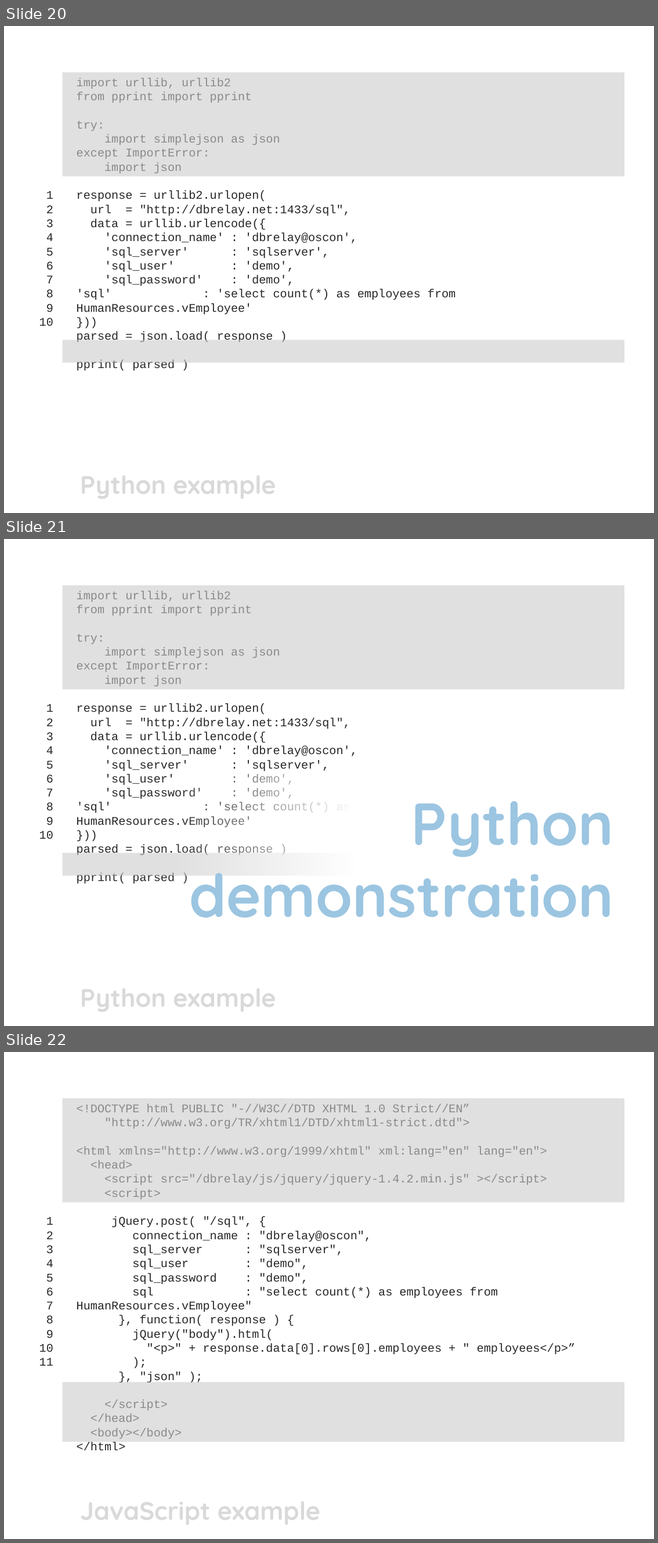
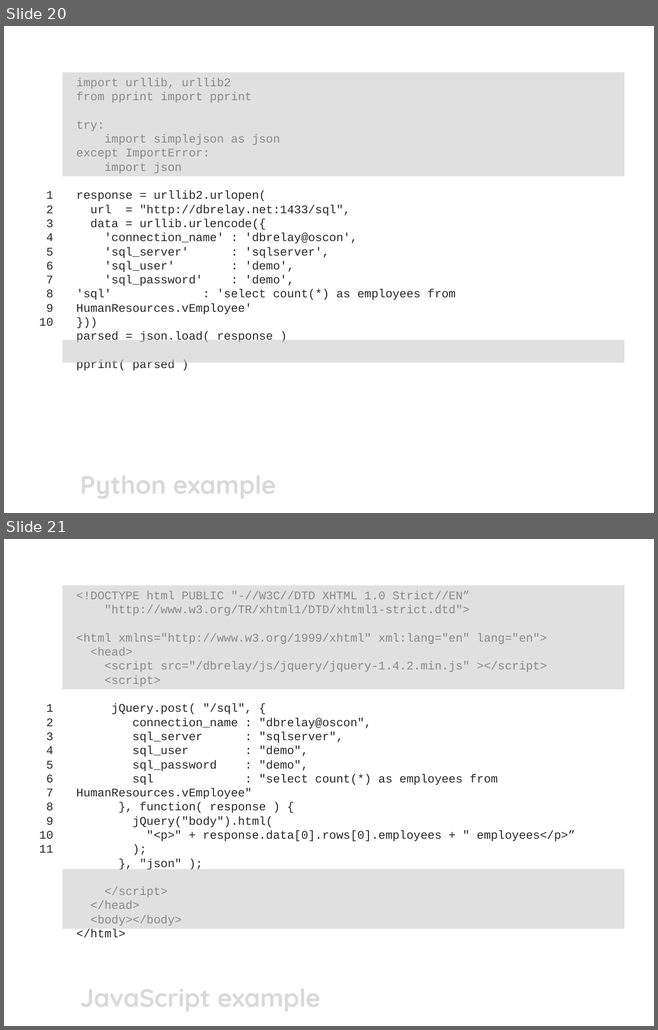
Before and after one commit to dbrelay/website, a slide deck: docs/2010oscon/dbrelay_oscon2010.pptx. Shown one above the other, each under a label of ours: slides 20, 21 and 22 before the commit, slides 20 and 21 after it. The pictures are 658x1543 and 658x1030 pixels, drawn with LibreOffice and Linux fonts; fonts in the diff are those of the drawing; background and template pictures are left out. Boxes give left, top, right and bottom in pixels: in the first picture for what was removed or moved away, otherwise in the second. Text is boxed around its words. In the diff, an @@ line names an element or a change of style, - is before the commit and + after.

Commit message:
Removed the 'demonstration' overlaid slides from the OSCON PowerPoint presentation

```diff
--- a/docs/2010oscon/dbrelay_oscon2010.pptx
+++ b/docs/2010oscon/dbrelay_oscon2010.pptx
@@ slide 21 removed at <box>4,539,654,1026</box>, background picture (left out) @@
@@ rectangle removed at <box>63,585,625,689</box> @@
@@ text removed at <box>76,591,455,884</box> @@
-import urllib, urllib2
-from pprint import pprint
-try:
-import simplejson as json
-except ImportError:
-import json
-response = urllib2.urlopen(
-url = "http://dbrelay.net:1433/sql",
-data = urllib.urlencode({
-'connection_name' : 'dbrelay@oscon',
-'sql_server' : 'sqlserver',
-'sql_user' : 'demo',
-'sql_password' : 'demo',
-'sql' : 'select count(*) as employees from HumanResources.vEmployee'
-}))
-parsed = json.load( response )
-pprint( parsed )
@@ text removed at <box>39,704,53,839</box> @@
-1
-2
-3
-4
-5
-6
-7
-8
-9
-10
@@ text removed at <box>189,801,614,918</box> @@
-Python
-demonstration
@@ rectangle removed at <box>63,853,625,875</box> @@
@@ title removed at <box>80,977,275,1015</box> @@
-Python example
@@ what was slide 22 is now slide 21 @@
```
Also in this commit, not shown: 3 other slides removed.
